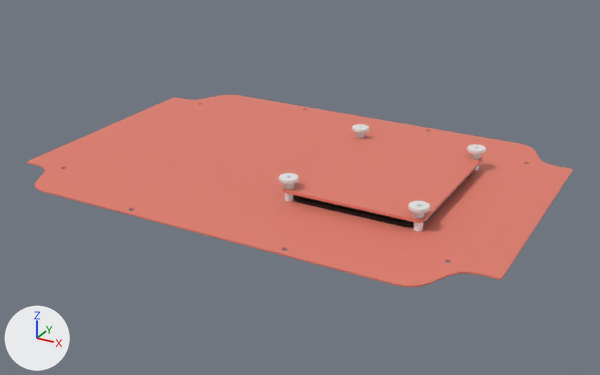
An edit to the COLLADA model meshes/devs/dev01.dae, drawn before and after from the same camera.
One viewpoint serves both versions: a camera (50 mm lens) standing at (0.408, -0.735, 0.481) and looking at (0.009, -0.009, 0.118). Every picture has the same lights, and +X, +Y and +Z are marked at lower left. The picture after the commit comes second.

In view in the first picture: 'DEV01'.
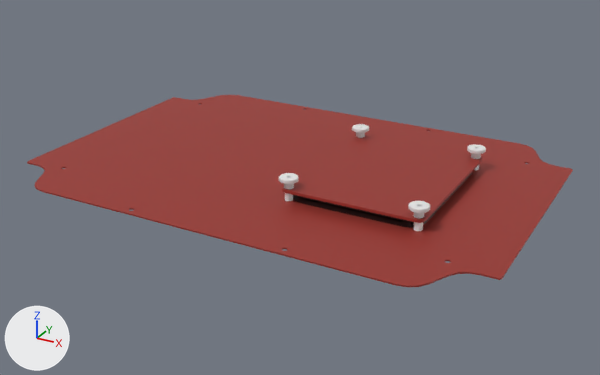
Commit message: fix dev colors

Where the change shows, as pixel boxes [x1, y1, x2, y2] in the pictures (600 x 375 px):
```json
{"part": 1, "of": "me_dev01", "change": "recoloured", "before": [27, 95, 573, 287], "after": [27, 95, 573, 287], "on screen": "darker"}
```

The change, as JSON lines over the scene's bpy script:
```json
{"op": "add", "block": "mat_red", "code": ["mat_red = principled_material('Red')", "mat_red.base_color = (0.386, 0.0467, 0.0356)  # red #a73d35", "mat_red.metallic = 0.323"]}
{"block": "me_dev01", "where": "me_dev01.from_pydata(...)  # 2120 vertices, 4284 faces; spans x -0.266..0.266, y -0.184..0.184, z 0.129..0.164"}
{"block": "me_dev01", "where": "# used by ob_dev01; location = (0.0, 0.0, 0.0)"}
{"block": "me_dev01", "change": "me_dev01 part 1: all 1244 faces that had it switch from mat_powder_coat_ral_3028__red (red #e37e6d) to mat_red (red #a73d35)"}
```
